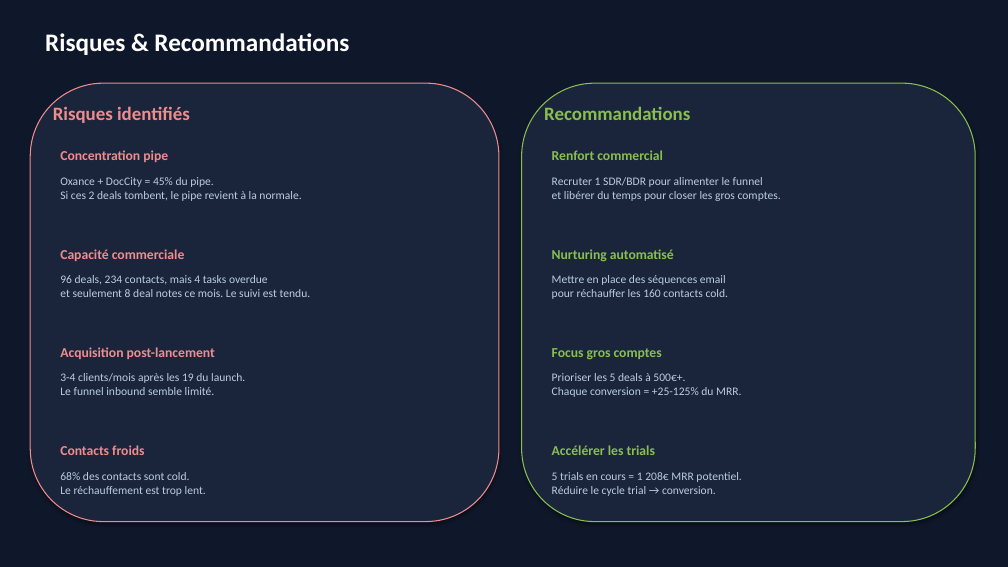
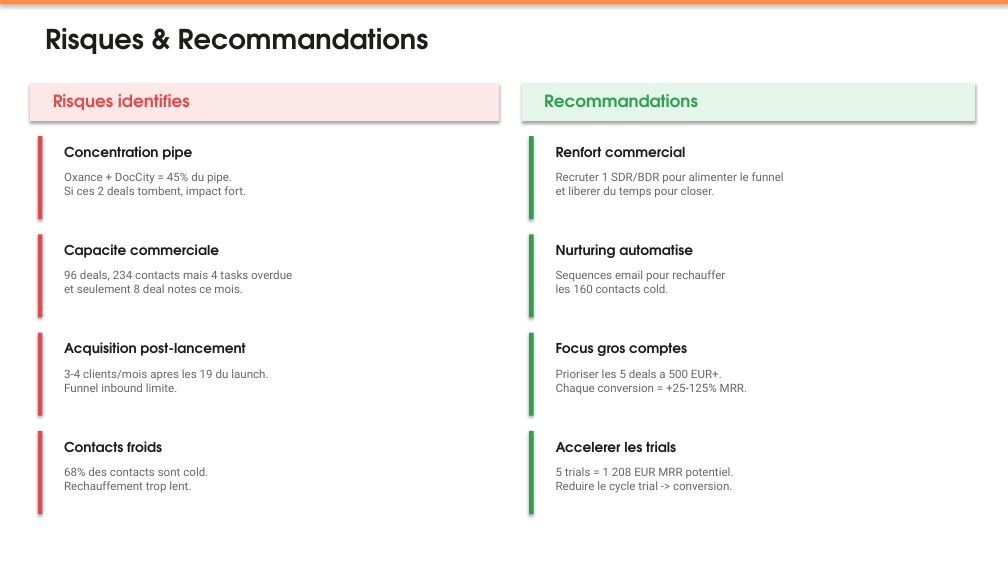
Before and after one commit to marmelab/atomic-crm, a slide deck: slide 8 of Nosho_Board_Review_Mars2026.pptx. Drawn at 1008x567 pixels with LibreOffice and Linux fonts; fonts in the diff are those of the drawing. Boxes give left, top, right and bottom in pixels: in the first picture for what was removed or moved away, otherwise in the second. Text is boxed around its words. In the diff, an @@ line names an element or a change of style, - is before the commit and + after.

```diff
--- a/Nosho_Board_Review_Mars2026.pptx
+++ b/Nosho_Board_Review_Mars2026.pptx
@@ background #0F172A to #FFFFFF @@
@@ rectangle added at [0,0,1008,5], fill #FC8D42 @@
@@ text "Risques & Recommandations" at [45,28,429,54]: size 24 to 26 pt, font Calibri to TeX Gyre Adventor, text colour #FFFFFF to #1D1D1B @@
@@ rounded rectangle removed at [30,83,499,522] @@
@@ rectangle added at [30,83,499,121], fill #FDE8E8 @@
@@ rounded rectangle removed at [522,83,975,522] @@
@@ rectangle added at [522,83,975,121], fill #E4F5E9 @@
@@ text "Recommandations": place and size @@
-text "Recommandations" at [544,106,690,120]
+text "Recommandations" at [544,94,698,107]
@@ text "Recommandations" at [544,94,698,107]: size 18 to 16 pt, font Calibri to TeX Gyre Adventor, text colour #88BF4D to #2EA04F @@
@@ text at [53,94,190,110]: text changed; size 18 to 16 pt; font Calibri to TeX Gyre Adventor; text colour #EF8C8C to #E04B4B @@
-Risques identifiés
+Risques identifies
@@ rectangle added at [38,136,42,219], fill #E04B4B @@
@@ rectangle added at [529,136,534,219], fill #2EA04F @@
@@ text "Renfort commercial" at [556,146,685,157]: font Calibri to TeX Gyre Adventor, text colour #88BF4D to #1D1D1B @@
@@ text at [64,172,246,197]: text changed; font Calibri to Roboto; text colour #BBCCDD to #666664 @@
-Oxance + DocCity = 45% du pipe.
-Si ces 2 deals tombent, le pipe revient à la normale.
+Oxance + DocCity = 45% du pipe.
+Si ces 2 deals tombent, impact fort.
@@ text at [556,172,784,198]: text changed; font Calibri to Roboto; text colour #BBCCDD to #666664 @@
-Recruter 1 SDR/BDR pour alimenter le funnel
-et libérer du temps pour closer les gros comptes.
+Recruter 1 SDR/BDR pour alimenter le funnel
+et liberer du temps pour closer.
@@ rectangle added at [38,234,42,318], fill #E04B4B @@
@@ rectangle added at [529,234,534,318], fill #2EA04F @@
@@ text at [64,244,219,258]: text changed; font Calibri to TeX Gyre Adventor; text colour #EF8C8C to #1D1D1B @@
-Capacité commerciale
+Capacite commerciale
@@ text at [556,244,693,258]: text changed; font Calibri to TeX Gyre Adventor; text colour #88BF4D to #1D1D1B @@
-Nurturing automatisé
+Nurturing automatise
@@ text at [64,270,292,293]: text changed; font Calibri to Roboto; text colour #BBCCDD to #666664 @@
-96 deals, 234 contacts, mais 4 tasks overdue
-et seulement 8 deal notes ce mois. Le suivi est tendu.
+96 deals, 234 contacts mais 4 tasks overdue
+et seulement 8 deal notes ce mois.
@@ text at [556,270,725,293]: text changed; font Calibri to Roboto; text colour #BBCCDD to #666664 @@
-Mettre en place des séquences email
-pour réchauffer les 160 contacts cold.
+Sequences email pour rechauffer
+les 160 contacts cold.
@@ rectangle added at [38,333,42,416], fill #E04B4B @@
@@ font Calibri to TeX Gyre Adventor, text colour #EF8C8C to #1D1D1B in 3 elements at [64,441,162,452], [64,146,192,160], [64,342,245,356] @@
@@ rectangle added at [529,333,534,416], fill #2EA04F @@
@@ text "Focus gros comptes" at [556,343,687,356]: font Calibri to TeX Gyre Adventor, text colour #88BF4D to #1D1D1B @@
@@ text at [64,369,268,392]: text changed; font Calibri to Roboto; text colour #BBCCDD to #666664 @@
-3-4 clients/mois après les 19 du launch.
-Le funnel inbound semble limité.
+3-4 clients/mois apres les 19 du launch.
+Funnel inbound limite.
@@ text at [556,369,747,395]: text changed; font Calibri to Roboto; text colour #BBCCDD to #666664 @@
-Prioriser les 5 deals à 500€+.
-Chaque conversion = +25-125% du MRR.
+Prioriser les 5 deals a 500 EUR+.
+Chaque conversion = +25-125% MRR.
@@ rectangle added at [38,431,42,514], fill #E04B4B @@
@@ rectangle added at [529,431,534,514], fill #2EA04F @@
@@ text at [556,441,676,452]: text changed; font Calibri to TeX Gyre Adventor; text colour #88BF4D to #1D1D1B @@
-Accélérer les trials
+Accelerer les trials
@@ text at [64,467,208,493]: text changed; font Calibri to Roboto; text colour #BBCCDD to #666664 @@
-68% des contacts sont cold.
-Le réchauffement est trop lent.
+68% des contacts sont cold.
+Rechauffement trop lent.
@@ text at [556,467,734,493]: text changed; font Calibri to Roboto; text colour #BBCCDD to #666664 @@
-5 trials en cours = 1 208€ MRR potentiel.
-Réduire le cycle trial → conversion.
+5 trials = 1 208 EUR MRR potentiel.
+Reduire le cycle trial -> conversion.
```
Also in this commit, not shown: 8 other slides changed, 1 other file.
